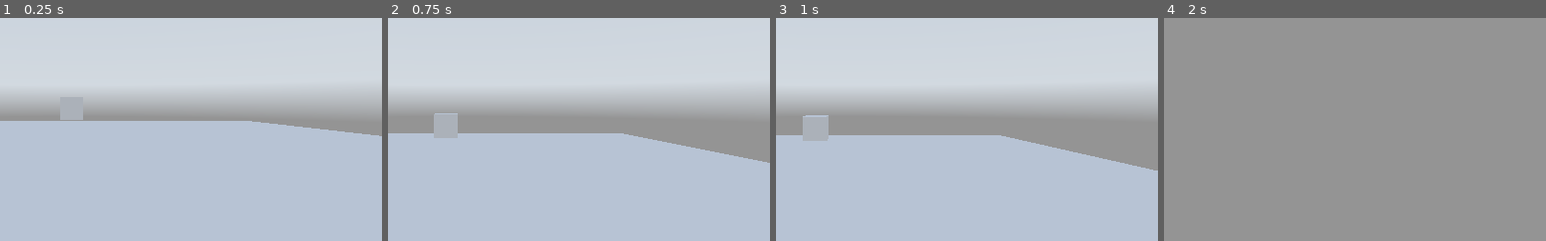
Above: before the commit, frames 1-4 (left to right).
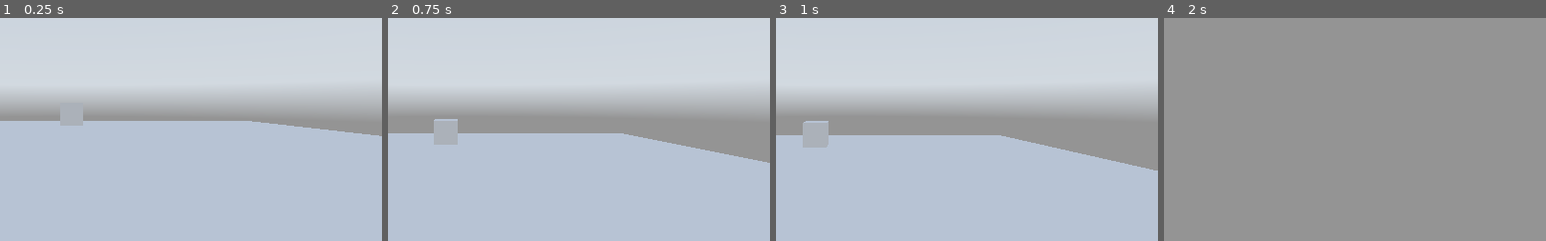
Above: after the commit, the same moments.

Repository: RichardBrowning/3DayProject
Game: Godot game, scene res://Lobby.tscn
The game is run twice, just before and just after one commit, with the same random seed, the same clock (stepped at 60 frames per second) and the same inputs. A sky picture missing from this copy of the repository is replaced by a grey-blue gradient.
Inputs (mouse positions are % of the whole screen's width and height, from its top left):
- Up to frame 1 (0.25 s): no input
- Up to frame 2 (0.75 s): tap Enter (ui_accept) at 0.5 s; move the mouse to (72, 45) at 0.52 s; hold Right (ui_right) from 0.53 s (still down); click (72, 45) at 0.67 s
- Up to frame 3 (1 s): keep holding Right (ui_right); tap Enter (ui_accept) at 0.77 s
- Up to frame 4 (2 s): move the mouse to (45, 50) at 1.27 s; release Right (ui_right) at 1.28 s; hold Up (ui_up) from 1.28 s (still down); tap Enter (ui_accept) at 1.52 s
The pictures show only the part of the screen within x 41-91%, y 31-81%; the shares and areas given below are measured in that part.

The runs differ from the first frame. In frame 1, 0.2% of the frame differs, in the area x 15-22%, y 45-49%; in frame 2, 0.4%; in frame 3, 0.4%, in the area x 7-14%, y 43-59%; in frame 4, nothing differs.

Commit message:
backup everything

Diff:
--- a/Enemy.gd
+++ b/Enemy.gd
@@ -3,21 +3,30 @@
 const GRAVITY = -.2;
 const MOVE_SPEED = 3.5;
 onready var target_position = get_parent().get_node("CollisionArea").transform.origin;
+onready var collision_area = get_parent().get_node("CollisionArea");
 
 # Declare member variables here. Examples:
 # var a = 2
 # var b = "text"
 var isMoving = true;
+var isCaught = false;
+var trippedOver = false;
 
 # Called when the node enters the scene tree for the first time.
 func _ready():
+	#connect("body_entered", self, "_on_Area_body_entered");
 	pass # Replace with function body.
 
 func _process(delta):
 	if isMoving:
 		var dir = (target_position - translation).normalized()
 		move_and_slide(dir);
-	#print(target_position)
+	if isCaught || trippedOver:
+		isMoving = false;
+
+
+#func _on_Area_body_entered(body: Node) -> void:
+#	print("Collided");
 
 # func _physics_process(delta):
 # Called every frame. 'delta' is the elapsed time since the previous frame.
--- a/Level.gd
+++ b/Level.gd
@@ -11,7 +11,8 @@
 func _ready():
 	pass # Replace with function body.
 
-
+func _process(delta):
+	pass
 # Called every frame. 'delta' is the elapsed time since the previous frame.
 #func _process(delta):
 #	pass
--- a/Lobby.tscn
+++ b/Lobby.tscn
@@ -59,8 +59,11 @@
 
 [node name="Camera" type="Camera" parent="CharBody/Neck"]
 
+[node name="Surroundering" type="Position3D" parent="CharBody"]
+transform = Transform( 4, 0, 0, 0, 4, 0, 0, 0, 4, 0, -0.1073, 0.0286007 )
+
 [node name="Enemy" type="KinematicBody" parent="."]
-transform = Transform( 1, 0, 0, 0, 1, 0, 0, 0, 1, 0, 0.91713, -6.32922 )
+transform = Transform( 1, 0, 0, 0, 1, 0, 0, 0, 1, 0, 0.640971, -6.32922 )
 script = ExtResource( 4 )
 
 [node name="MeshInstance" type="MeshInstance" parent="Enemy"]
